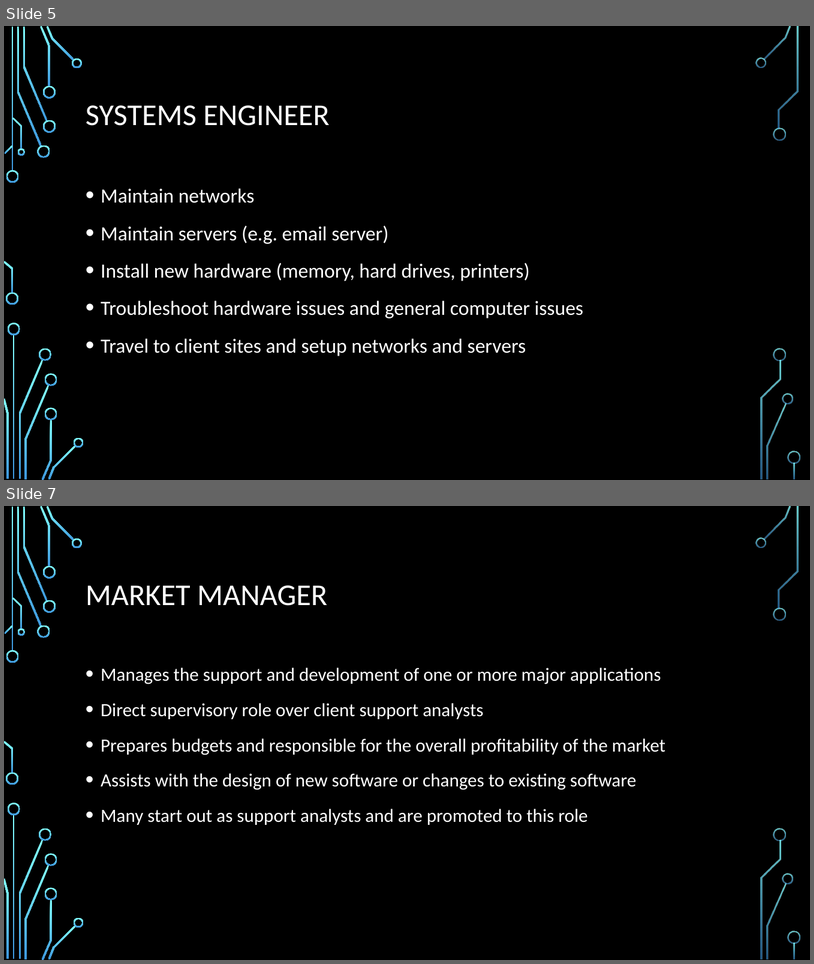
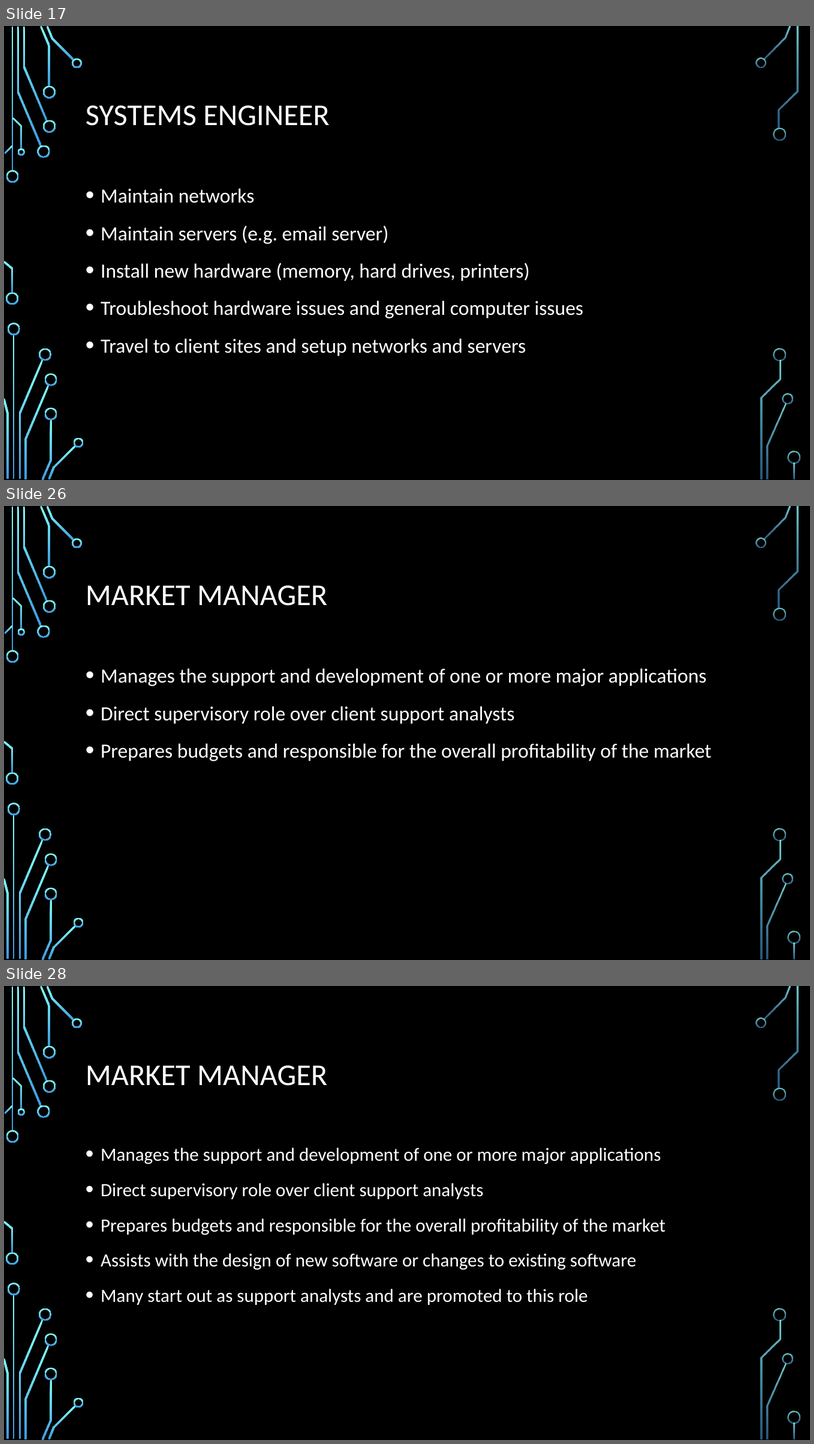
Before and after one commit to daviddcbud/TrainingApp, a slide deck: PowerPointSlids.pptx. Shown one above the other, each under a label of ours: slides 5 and 7 before the commit, slides 17, 26 and 28 after it; the slides between them are not shown. The pictures are 814x964 and 814x1444 pixels, drawn with LibreOffice and Linux fonts; fonts in the diff are those of the drawing; background and template pictures are left out. Boxes give left, top, right and bottom in pixels: in the first picture for what was removed or moved away, otherwise in the second. Text is boxed around its words. In the diff, an @@ line names an element or a change of style, - is before the commit and + after.

```diff
--- a/PowerPointSlids.pptx
+++ b/PowerPointSlids.pptx
@@ slide 26 added at [4,506,810,960], background picture (left out); not listed: 36 template elements that a slide beside it also shows @@
@@ title added at [86,585,327,606], 36 pt, text #FFFFFF @@
+MARKET MANAGER
@@ text added at [101,668,712,761], 24 pt, text #FFFFFF @@
+• Manages the support and development of one or more major applications
+• Direct supervisory role over client support analysts
+• Prepares budgets and responsible for the overall profitability of the market
@@ what was slide 5 is now slide 17 @@
@@ what was slide 7 is now slide 28 @@
```
Also in this commit, not shown: 7 slides changed, 37 other slides added, 3 other files.
